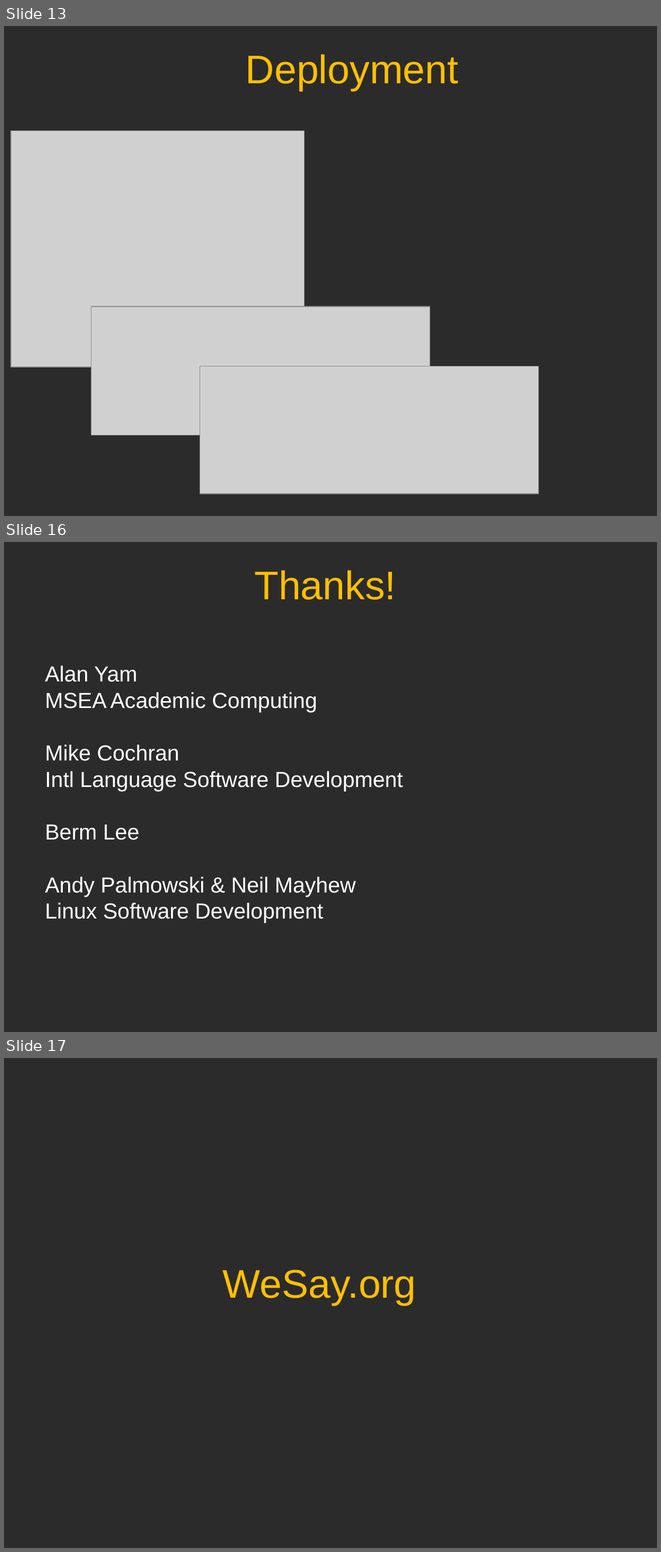
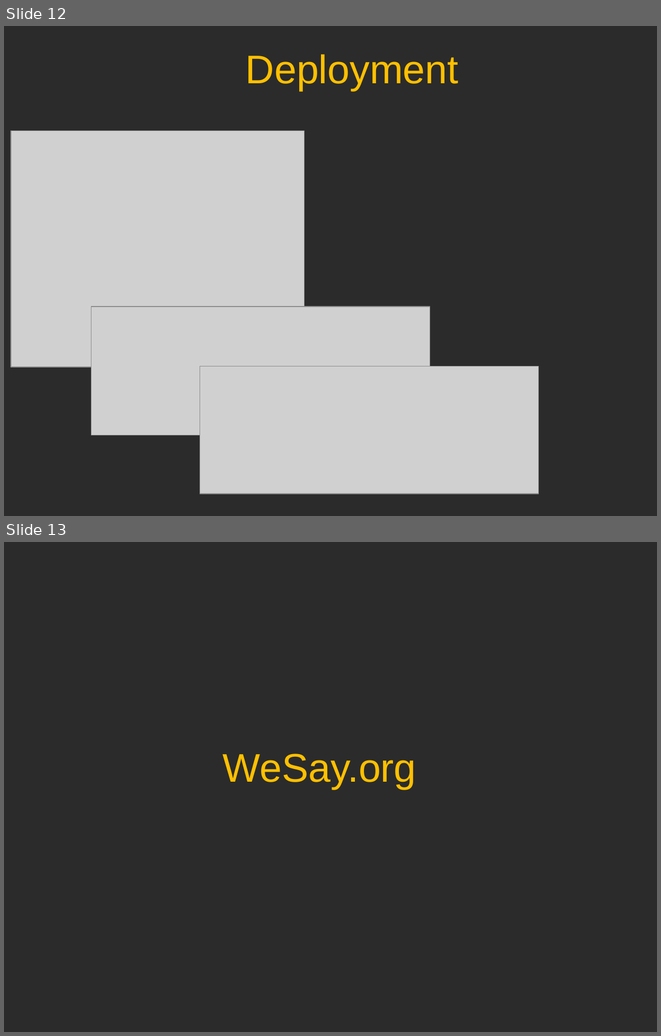
Before and after one commit to sillsdev/wesay, a slide deck: Presentations/CTC2006/V1.ppt. Shown one above the other, each under a label of ours: slides 13, 16 and 17 before the commit, slides 12 and 13 after it; the slides between them are not shown. The pictures are 661x1552 and 661x1036 pixels, drawn with LibreOffice and Linux fonts; fonts in the diff are those of the drawing; grey boxes stand for pictures; background and template pictures are left out; a plain dark background stands for a picture behind light text. Boxes give left, top, right and bottom in pixels: in the first picture for what was removed or moved away, otherwise in the second. Text is boxed around its words. In the diff, an @@ line names an element or a change of style, - is before the commit and + after.

```diff
--- a/Presentations/CTC2006/V1.ppt
+++ b/Presentations/CTC2006/V1.ppt
@@ slide 16 removed at bbox=[4, 542, 657, 1032], background picture (left out) @@
@@ title removed at bbox=[254, 570, 396, 600] @@
-Thanks!
@@ text removed at bbox=[45, 665, 403, 923] @@
-  Alan Yam
-  MSEA Academic Computing
-  Mike Cochran
-  Intl Language Software Development
-  Berm Lee
-  Andy Palmowski & Neil Mayhew
-  Linux Software Development
@@ what was slide 13 is now slide 12 @@
@@ what was slide 17 is now slide 13 @@
```
Also in this commit, not shown: 2 slides changed, 3 other slides removed, 1 other file.
